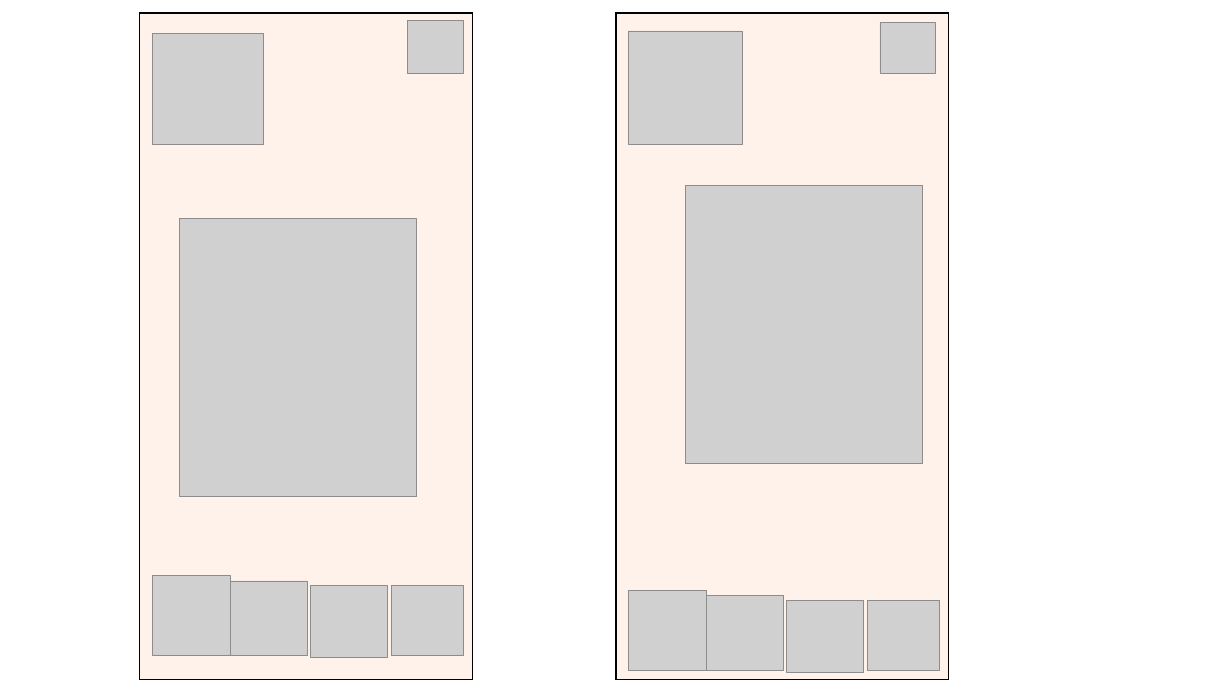
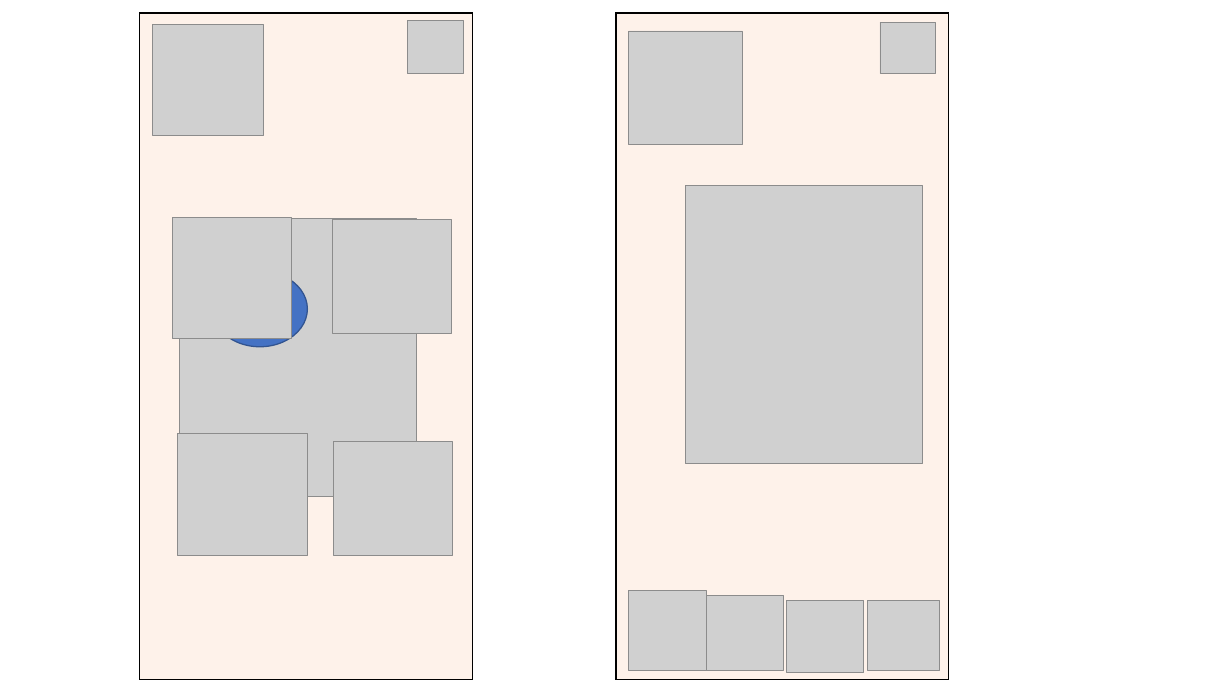
Before and after one commit to bontsdivina/CC107_Sat7301230Group1, a slide deck: slide 4 of Group1_PROJECT/DOCUMENTATION/DESIGN.pptx. Drawn at 1232x693 pixels with LibreOffice and Linux fonts; fonts in the diff are those of the drawing; grey boxes stand for pictures. Boxes give left, top, right and bottom in pixels: in the first picture for what was removed or moved away, otherwise in the second. Text is boxed around its words. In the diff, an @@ line names an element or a change of style, - is before the commit and + after.

```diff
--- a/Group1_PROJECT/DOCUMENTATION/DESIGN.pptx
+++ b/Group1_PROJECT/DOCUMENTATION/DESIGN.pptx
@@ picture: place and size @@
-picture at bbox=[152, 33, 263, 144]
+picture at bbox=[152, 24, 263, 135]
@@ picture: place and size @@
-picture at bbox=[152, 576, 230, 655]
+picture at bbox=[173, 217, 291, 339]
@@ picture: place and size @@
-picture at bbox=[230, 581, 308, 656]
+picture at bbox=[333, 219, 451, 333]
@@ ellipse: place and size @@
-ellipse at bbox=[152, 586, 226, 643]
+ellipse at bbox=[213, 271, 308, 347]
@@ picture: place and size @@
-picture at bbox=[311, 586, 388, 658]
+picture at bbox=[177, 434, 307, 556]
@@ picture: place and size @@
-picture at bbox=[391, 586, 464, 655]
+picture at bbox=[334, 442, 452, 555]
```
Also in this commit, not shown: 2 other slides changed.
